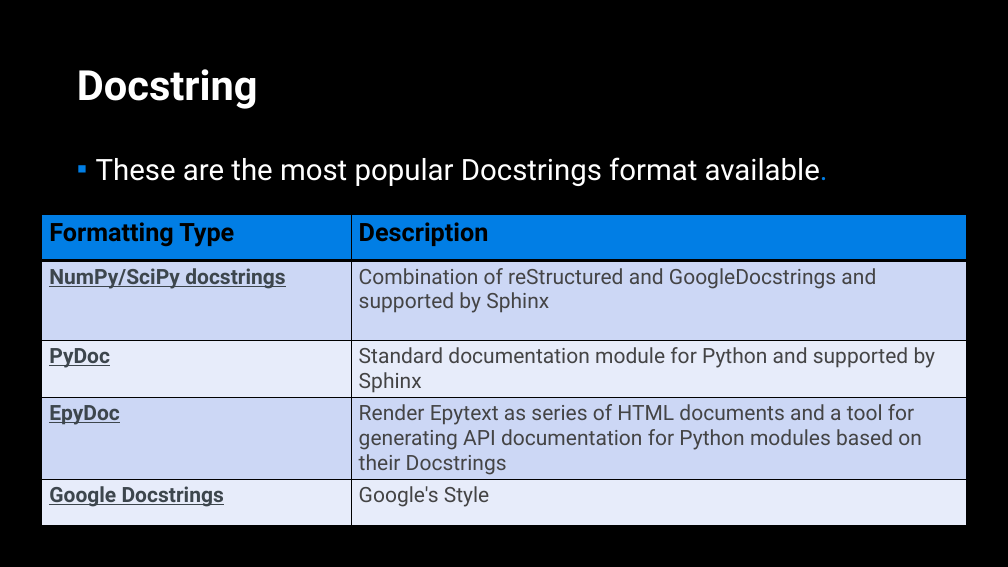
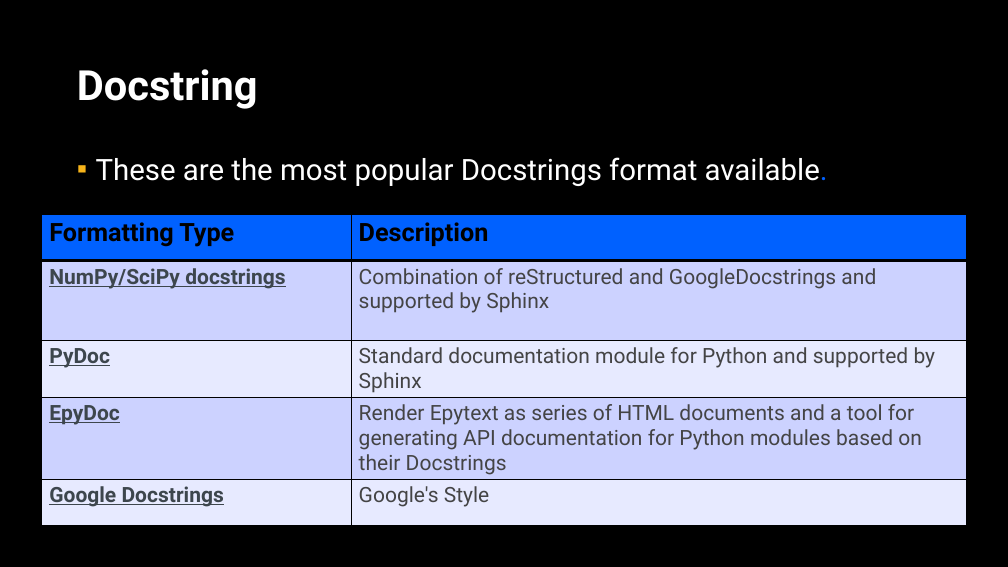
Before and after one commit to APS106/APS106-winter-2024-kinsella-goodfellow, a slide deck: slide 45 of lectures/week2/lecture2/slides/week2_lecture2.pptx. Drawn at 1008x567 pixels with LibreOffice and Linux fonts; fonts in the diff are those of the drawing; background and template pictures are left out. Boxes give left, top, right and bottom in pixels: in the first picture for what was removed or moved away, otherwise in the second. Text is boxed around its words. In the diff, an @@ line names an element or a change of style, - is before the commit and + after.

```diff
--- a/lectures/week2/lecture2/slides/week2_lecture2.pptx
+++ b/lectures/week2/lecture2/slides/week2_lecture2.pptx
@@ text "These are the most popular ..." at [96,157,828,186]: text colour #017EE5 to #0061FF in "available."; bullet colour #007EE5 to #F7B41A @@
@@ table at [42,215,966,528] @@
@@ fill #017EE5 to #0061FF in row 1 @@
@@ fill #CCD8F5 to #CCD2FF in 4 cells @@
@@ fill #E7ECFA to #E7EAFF in 4 cells @@
```
Also in this commit, not shown: 66 other slides changed, 17 other files.
